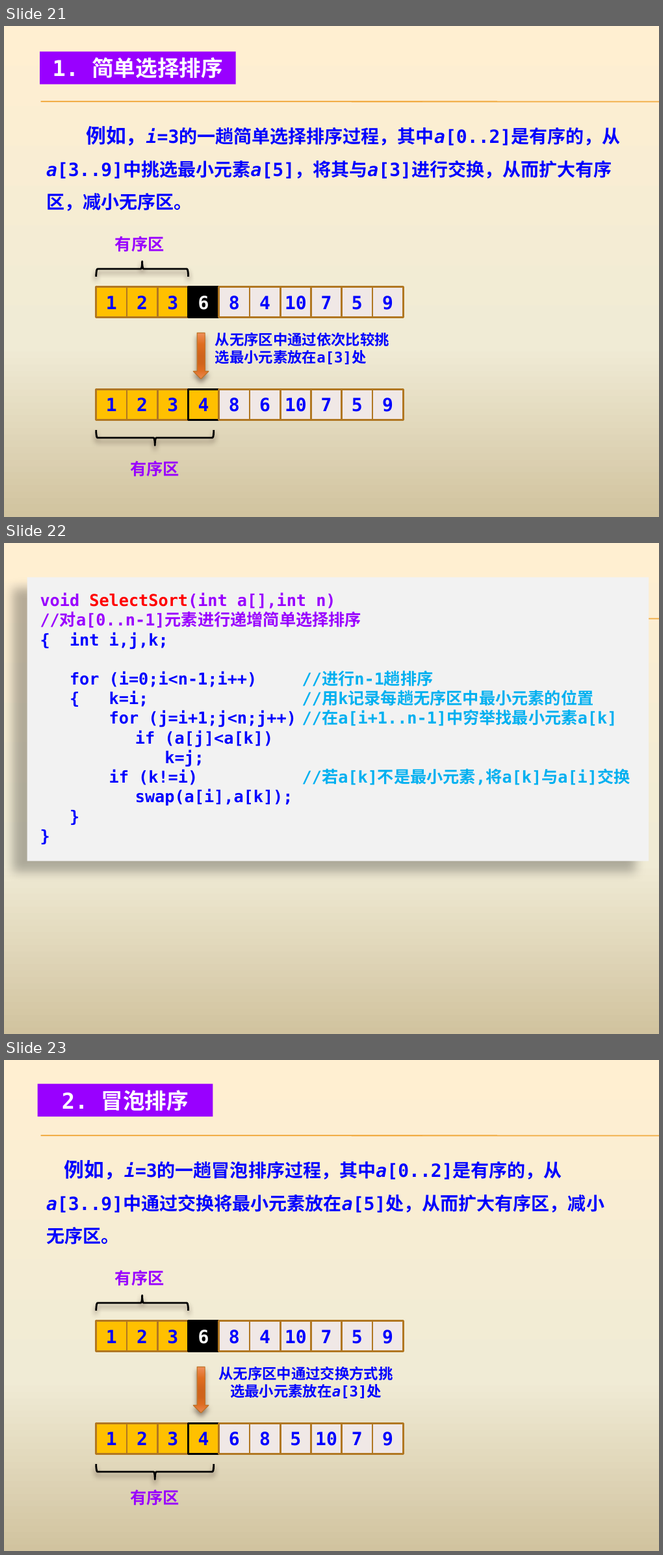
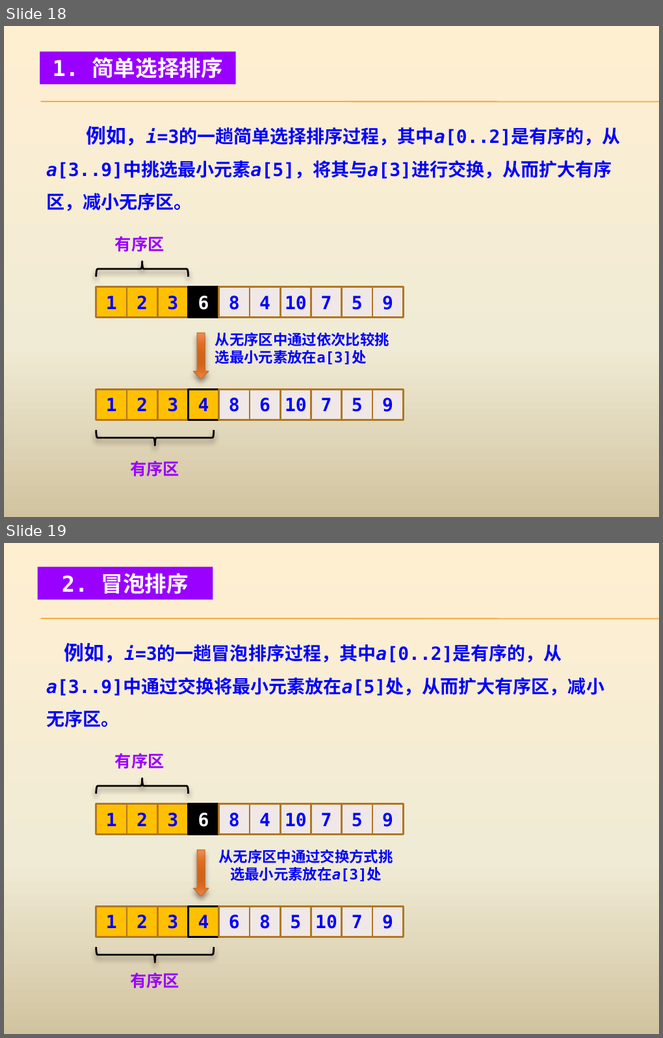
Before and after one commit to AllenW1116/Cpp-algorithm, a slide deck: 课程ppt/第4章 蛮力法.pptx. Shown one above the other, each under a label of ours: slides 21, 22 and 23 before the commit, slides 18 and 19 after it. The pictures are 663x1555 and 663x1038 pixels, drawn with LibreOffice and Linux fonts; fonts in the diff are those of the drawing. Boxes give left, top, right and bottom in pixels: in the first picture for what was removed or moved away, otherwise in the second. Text is boxed around its words. In the diff, an @@ line names an element or a change of style, - is before the commit and + after.

```diff
--- a/课程ppt/第4章 蛮力法.pptx
+++ b/课程ppt/第4章 蛮力法.pptx
@@ slide 22 removed at (4, 543, 659, 1034), background gradient #FFEFD1 to #F0EBD5 to #D1C39F; not listed: 2 template elements that a slide beside it also shows @@
@@ rectangle removed at (27, 577, 649, 861) @@
-void SelectSort(int a[],int n)
-//对a[0..n-1]元素进行递增简单选择排序
-{ int i,j,k;
-for (i=0;i<n-1;i++) //进行n-1趟排序
-{ k=i; //用k记录每趟无序区中最小元素的位置
-for (j=i+1;j<n;j++) //在a[i+1..n-1]中穷举找最小元素a[k]
-if (a[j]<a[k])
-k=j;
-if (k!=i) //若a[k]不是最小元素,将a[k]与a[i]交换
-swap(a[i],a[k]);
-}
-}
@@ what was slide 21 is now slide 18 @@
@@ what was slide 23 is now slide 19 @@
```
Also in this commit, not shown: 1 slide changed, 43 other slides removed, 40 other files.
